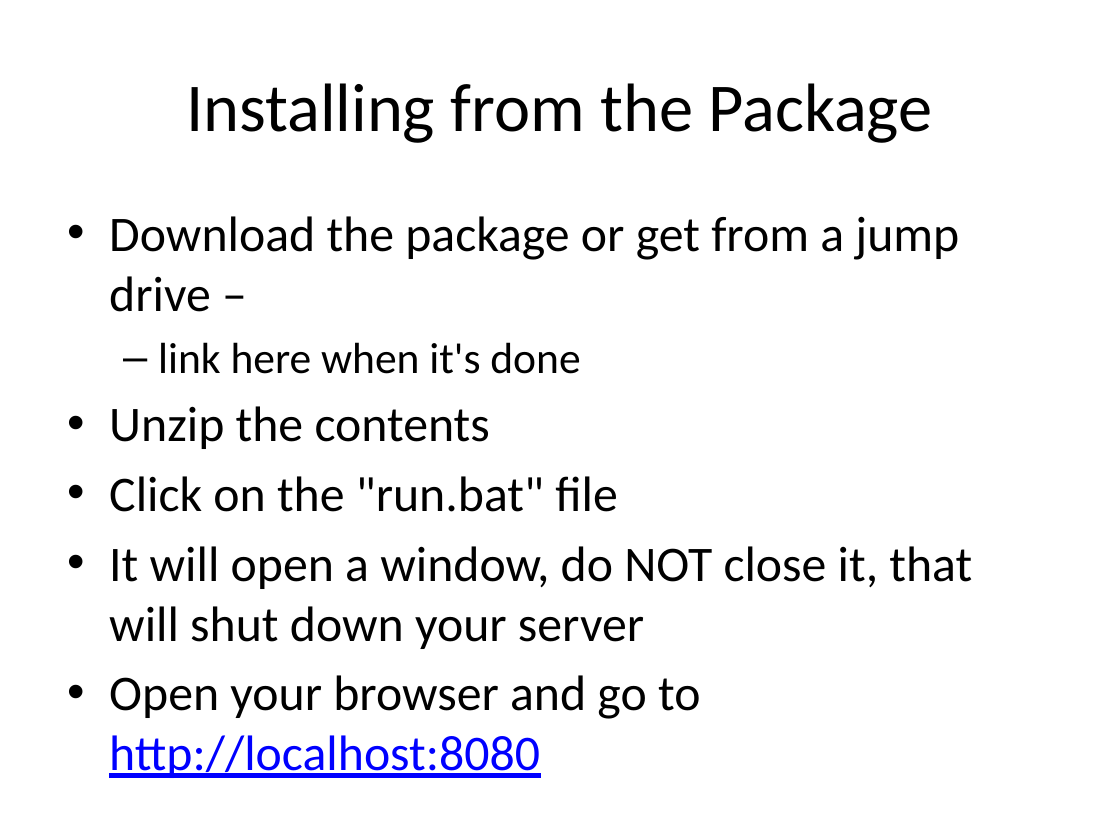
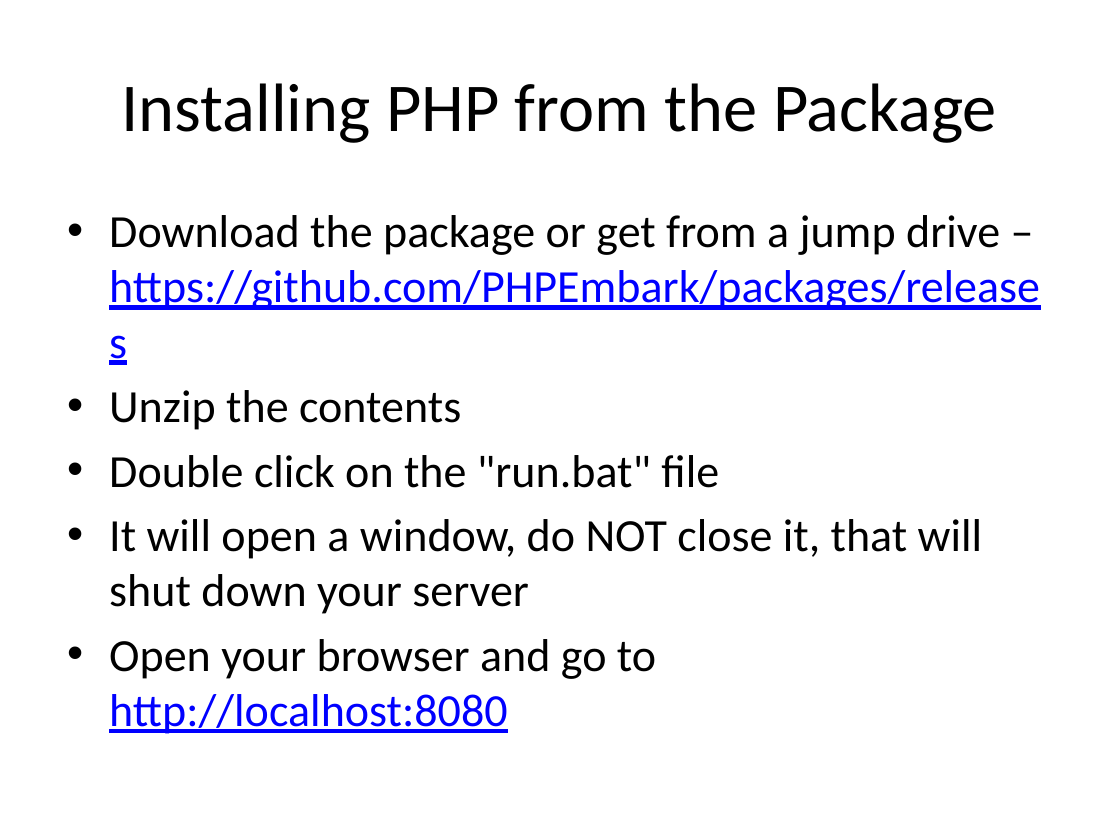
Before and after one commit to PHPEmbark/curriculum, a slide deck: slide 11 of course/0 - Setup/Setup.pptx (slide 9 before the commit). Drawn at 1120x840 pixels with LibreOffice and Linux fonts; fonts in the diff are those of the drawing. Boxes give left, top, right and bottom in pixels: in the first picture for what was removed or moved away, otherwise in the second. Text is boxed around its words. In the diff, an @@ line names an element or a change of style, - is before the commit and + after.

Commit message:
Setup files and exported pdf for binary release

```diff
--- a/course/0 - Setup/Setup.pptx
+++ b/course/0 - Setup/Setup.pptx
@@ title at [122,83,997,143]: text changed @@
-Installing from the Package
+Installing PHP from the Package
@@ text at [109,215,1040,310]: text changed; size 32 to 29.6 pt; text colour #000000 to #0000FF @@
-• Download the package or get from a jump drive –
-  – link here when it's done
+• Download the package or get from a jump drive – https://github.com/PHPEmbark/packages/releases
@@ text at [109,390,983,734]: size 32 to 29.6 pt in "Unzip the contents", "It will open a window, do NOT ...", "Open your browser and go to http://localhost:8080" @@
@@ text at [109,455,719,488]: text changed; size 32 to 29.6 pt @@
-• Click on the "run.bat" file
+• Double click on the "run.bat" file
```
Also in this commit, not shown: 6 other slides changed, 6 slides added, 2 slides removed, 2 other files.
